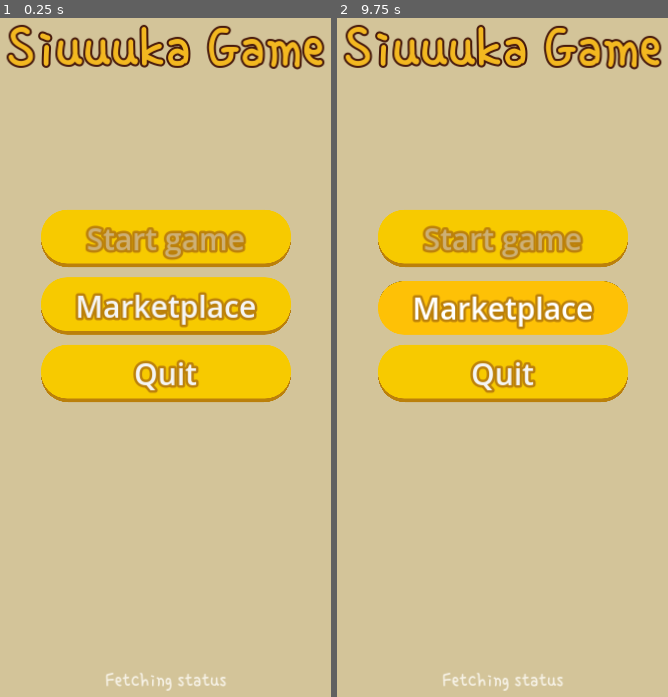
Above: before the commit, frames 1-2 (left to right).
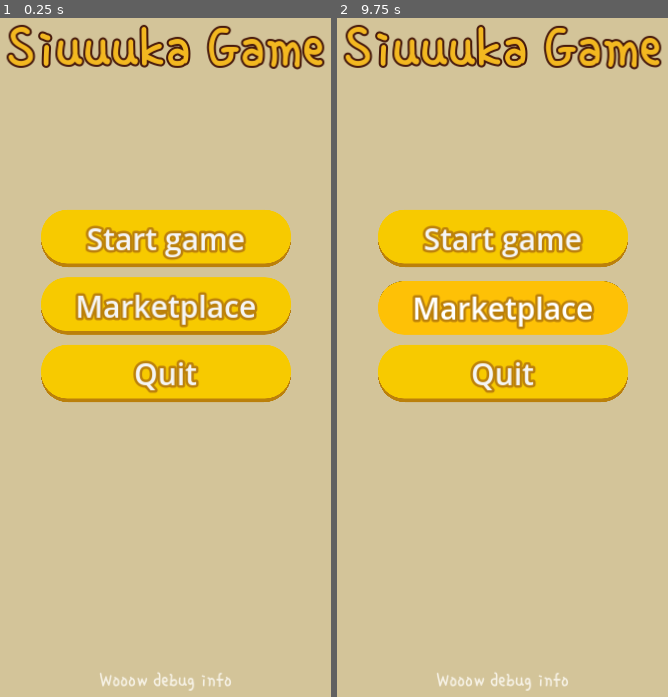
Above: after the commit, the same moments.

Repository: jaajCorp/siuuuka-game
Game: Godot game, scene res://scenes/ui/Home.tscn
The game is run twice, just before and just after one commit, with the same random seed, the same clock (stepped at 60 frames per second) and the same inputs.
Inputs (mouse positions are in pixels of both pictures, inside the frame that each line leads up to):
- Up to frame 1 (0.25 s): no input
- Up to frame 2 (9.75 s): click "Marketplace" at 0.5 s; click (502, 235) at 1.25 s, where only the run after the commit has a clickable "Start game"; click (502, 235) at 2 s, where only the run after the commit has a clickable "Start game"; click "Marketplace" at 2.75 s; click "Marketplace" at 3.5 s; click (502, 235) at 4.25 s, where only the run after the commit has a clickable "Start game"; tap Enter at 5, 6.5, 8 s; move the mouse to (601, 269) at 5.02 s; click (601, 269) at 5.17 s; tap Space at 5.75, 7.25, 8.75 s; move the mouse to (413, 343) at 5.77 s; click (413, 343) at 5.92 s; move the mouse to (548, 126) at 6.52 s; click (548, 126) at 6.67 s; move the mouse to (479, 466) at 7.27 s; click (479, 466) at 7.42 s; move the mouse to (638, 425) at 8.02 s; click (638, 425) at 8.17 s; move the mouse to (366, 187) at 8.77 s; click (366, 187) at 8.92 s; move the mouse to (525, 303) at 9.52 s; click (525, 303) at 9.67 s

The runs differ from the first frame. In frame 1, 1.1% of the frame differs, in the area x 26-74%, y 30-100%; in frame 2, 1.1%.
Error before the commit: Invalid assignment of property or key 'visible' with value of type 'bool' on a base object of type 'null instance'. (res://scripts/logic/home_menu.gd:47)
Error after the commit: Parse Error: Identifier "Global" not declared in the current scope. (res://scripts/logic/home_menu.gd:40)

Commit message:
feat(home): Qui button working

Diff:
--- a/scripts/logic/home_menu.gd
+++ b/scripts/logic/home_menu.gd
@@ -11,6 +11,7 @@
 	start_button.disabled = true
 	start_button.connect("pressed", _on_start_pressed)
 	store_button.connect("pressed", _on_store_pressed)
+	quit_button.connect("pressed", _on_quit_pressed)
 	fetch_remote_data()
 
 func fetch_remote_data():
@@ -36,7 +37,7 @@
 			return
 
 	print_status("Ready !")
-	GameSettings.current_pack = pack
+	Global.current_pack = pack
 	start_button.disabled = false
 
 
@@ -44,7 +45,10 @@
 	get_tree().change_scene_to_file("res://scenes/Game/GameUI.tscn")
 
 func _on_store_pressed():
-	$Popup.visible = true
+	print_status("Coming soon")
+
+func _on_quit_pressed():
+	get_tree().quit()
 
 func _on_pack_load_progress_update(current: int, total: int):
 	print_status("Fetching latest content (%d/%d)" % [current, total])
